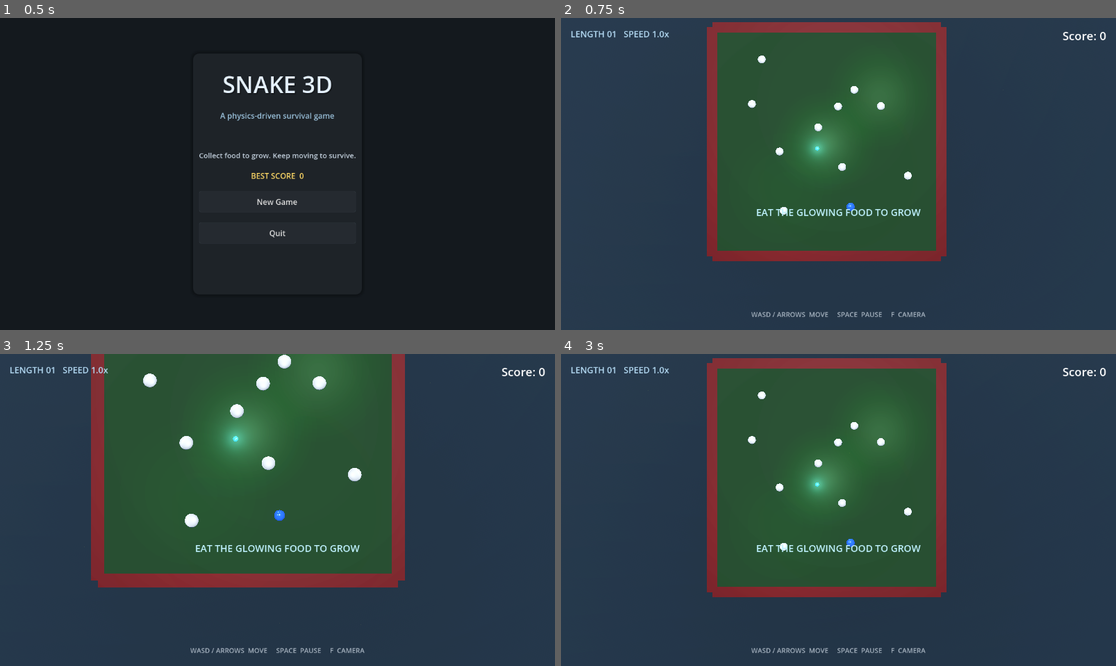
Above: before the commit, frames 1-4 (two rows, left to right).
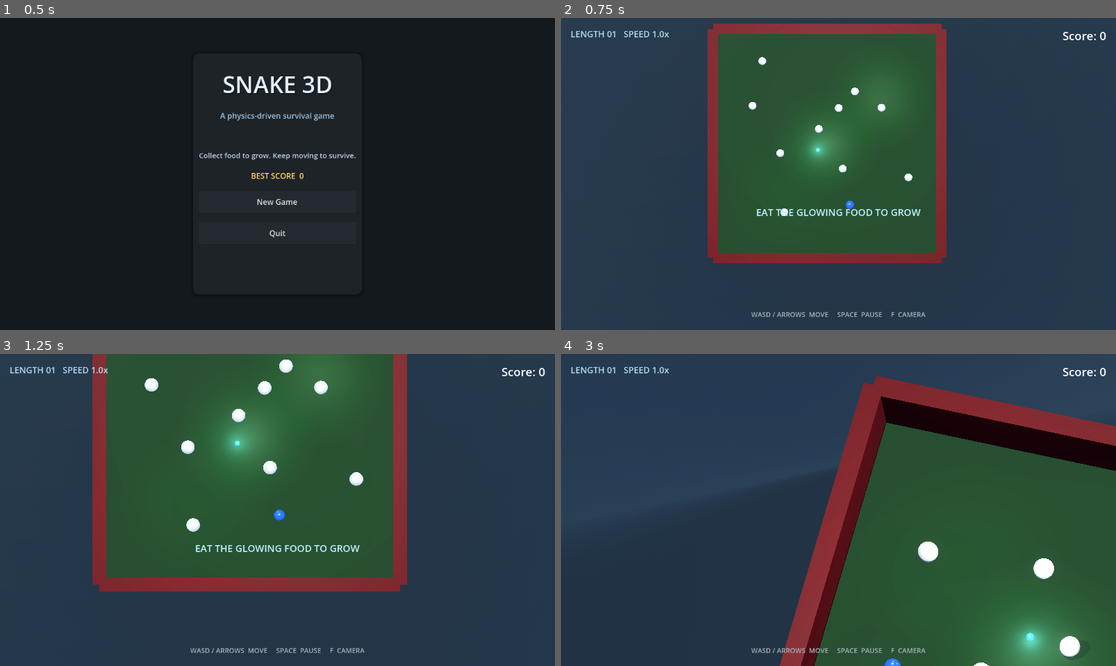
Above: after the commit, the same moments.

Repository: bluehexagons/snakeproject
Game: Godot game, scene res://scenes/main_menu.tscn
Same seed, same stepped clock (60 frames per second), same inputs: the game is played once before the commit and once after it.
Inputs (mouse positions are in pixels of both pictures, inside the frame that each line leads up to):
- Up to frame 1 (0.5 s): no input
- Up to frame 2 (0.75 s): click "New Game" at 0.5 s
- Up to frame 3 (1.25 s): no input
- Up to frame 4 (3 s): hold D (move_right) 1.28-2.03 s; hold F (toggle_camera_angle) 1.28-2.03 s; hold S (move_down) 2.03-2.75 s; tap F (toggle_camera_angle) at 2.1 s; click (838, 528) at 2.75 s, where only the run before the commit has a clickable "Retry"

Frame 1 is identical in both runs. In frame 2, 1.3% of the frame differs, in the area x 26-70%, y 1-79%; in frame 3, 3.2%; in frame 4, 56%, in the area x 26-100%, y 1-100%.

Commit message:
Tune base handling and loaded chain recovery

Diff:
--- a/scripts/game_manager.gd
+++ b/scripts/game_manager.gd
@@ -5,6 +5,7 @@
 const ROCK_SCENE = preload("res://scenes/rock.tscn")
 const SCORE_POPUP = preload("res://scenes/score_popup.tscn")
 const SPAWN_AREA_SIZE = Vector2(8, 8)
+const PLAYER_SPAWN_HEIGHT = 0.5
 
 const INITIAL_ROCKS = 10
 const ROCKS_SPAWN_INTERVAL = 2
@@ -32,6 +33,7 @@
 const MAX_SCORE = 2147483647
 const AUTOSAVE_INTERVAL = 5.0
 const DEBUG_TRACE_SAMPLE_INTERVAL = 0.1
+const DEBUG_RANDOM_SEED = 1337
 
 var is_paused: bool = false
 var is_gameplay_paused: bool = false
@@ -52,6 +54,8 @@
 
 func _ready() -> void:
 	Engine.time_scale = 1.0
+	if DebugTelemetry.can_capture():
+		seed(DEBUG_RANDOM_SEED)
 	_configure_renderer_features()
 	_connect_ui()
 	load_game_state()
@@ -143,6 +147,7 @@
 		"debug_build": OS.is_debug_build(),
 		"max_bodies": DebugTelemetry.MAX_BODIES,
 		"max_contacts_reported": PhysicsObject.MAX_CONTACTS,
+		"random_seed": DEBUG_RANDOM_SEED,
 	})
 
 func _build_debug_trace_sample() -> Dictionary:
@@ -174,11 +179,21 @@
 				"error": DebugTelemetry.encode_number(distance - SegmentConstants.TARGET_DISTANCE, "links.%s.error" % segment.get_instance_id()),
 			})
 
+	var foods: Array[Dictionary] = []
+	for food in get_tree().get_nodes_in_group("food"):
+		if not is_instance_valid(food) or food.is_queued_for_deletion() or not food.is_available():
+			continue
+		foods.append({
+			"id": str(food.get_instance_id()),
+			"position": DebugTelemetry.encode_vector(food.global_position, "foods.%s.position" % food.get_instance_id()),
+		})
+
 	return {
 		"physics_tick": Engine.get_physics_frames(),
 		"capture_time": debug_trace_time,
 		"bodies": bodies,
 		"links": links,
+		"foods": foods,
 		"gameplay": {
 			"score": score,
 			"paused": is_paused or is_gameplay_paused,
@@ -204,7 +219,9 @@
 
 	var random_x = randf_range(-SPAWN_AREA_SIZE.x, SPAWN_AREA_SIZE.x)
 	var random_z = randf_range(-SPAWN_AREA_SIZE.y, SPAWN_AREA_SIZE.y)
-	player.position = Vector3(random_x, 0, random_z)
+	# Start the sphere clear of the floor instead of half-embedded, which can
+	# make the solver resolve the initial overlap through the ground.
+	player.position = Vector3(random_x, PLAYER_SPAWN_HEIGHT, random_z)
 	return player
 
 func _bind_player(new_player: Player) -> void:
--- a/scripts/player.gd
+++ b/scripts/player.gd
@@ -51,9 +51,10 @@
 const PROXIMITY_FALLOFF = 2.0
 const PROXIMITY_VELOCITY_DAMPING = 6.0
 
-const DIRECT_ACCELERATION = 90.0
+const DIRECT_ACCELERATION = 65.0
+const BASE_MAX_SPEED = 18.0
 const TURN_RESPONSIVENESS = 10.0
-const MOVEMENT_RAMP_TIME = 0.2
+const MOVEMENT_RAMP_TIME = 0.25
 const MOVEMENT_DECAY = 0.95
 const INPUT_SMOOTHING = 0.25
 
@@ -100,7 +101,7 @@
 	add_to_group("physics_object")
 
 	drag_coefficient = PhysicsConstants.PLAYER_DRAG
-	max_speed = PhysicsConstants.PLAYER_MAX_SPEED
+	max_speed = calculate_max_speed(current_speed_boost)
 	dynamic_friction = 0.005
 	base_emission = BASE_EMISSION
 	base_emission_energy = BASE_EMISSION_ENERGY
@@ -282,6 +283,7 @@
 				SPEED_BOOST_BASE + (food_eaten * BONUS_SPEED_PER_FEED),
 				MAX_SPEED_BOOST
 			)
+			max_speed = calculate_max_speed(current_speed_boost)
 
 			apply_impulse(facing_direction * LUNGE_FORCE)
 			food_collected.emit(food_eaten)
@@ -377,6 +379,7 @@
 			facing_direction = restored_direction.normalized()
 	food_eaten = max(int(state.get("food_eaten", 0)), 0)
 	current_speed_boost = clampf(float(state.get("current_speed_boost", SPEED_BOOST_BASE)), SPEED_BOOST_BASE, MAX_SPEED_BOOST)
+	max_speed = calculate_max_speed(current_speed_boost)
 
 func _vector_from_save(data: Variant, fallback: Vector3) -> Vector3:
 	if not data is Dictionary:
@@ -460,6 +463,9 @@
 	var steered_horizontal = horizontal_velocity - sideways_velocity * steering_blend
 	return Vector3(steered_horizontal.x, current_velocity.y, steered_horizontal.z)
 
+static func calculate_max_speed(speed_boost: float) -> float:
+	return minf(BASE_MAX_SPEED * maxf(speed_boost, SPEED_BOOST_BASE), PhysicsConstants.PLAYER_MAX_SPEED)
+
 func _integrate_forces(state: PhysicsDirectBodyState3D):
 	if not is_dead and not unkillable and _has_dangerous_contact(state):
 		die()
--- a/scripts/segment.gd
+++ b/scripts/segment.gd
@@ -219,7 +219,9 @@
 			segment_config.TARGET_DISTANCE
 		)
 		if walk_force.length_squared() > segment_config.MIN_FORCE_THRESHOLD:
-			add_physics_force(walk_force.limit_length(chain_data.chain_data.spring_force.length() * 0.5))
+			add_physics_force(walk_force.limit_length(
+				chain_data.chain_data.spring_force.length() * segment_config.FOLLOW_FORCE_SPRING_RATIO
+			))
 
 	if is_growing:
 		growth_timer += state.step
--- a/scripts/segment_constants.gd
+++ b/scripts/segment_constants.gd
@@ -12,6 +12,7 @@
 
 # Movement and Following
 const FOLLOW_ACCELERATION = 110.0
+const FOLLOW_FORCE_SPRING_RATIO = 1.0
 const MIN_FORCE_THRESHOLD = 0.1
 
 # Local separation keeps neighboring body segments from collapsing into one
--- a/scripts/test_runner.gd
+++ b/scripts/test_runner.gd
@@ -181,6 +181,12 @@
 	if not full_turn.is_equal_approx(half_turn):
 		push_error("Player steering changed with equivalent physics timesteps")
 		failed = true
+	if not is_equal_approx(Player.calculate_max_speed(1.0), Player.BASE_MAX_SPEED):
+		push_error("Player base speed limit did not use the unboosted cap")
+		failed = true
+	if not is_equal_approx(Player.calculate_max_speed(2.0), PhysicsConstants.PLAYER_MAX_SPEED):
+		push_error("Player boosted speed limit did not respect the absolute cap")
+		failed = true
 
 	var rotated_ground_basis = Basis(Vector3.FORWARD, PI * 0.5)
 	var local_ground_normal = rotated_ground_basis.inverse() * Vector3.UP
@@ -218,6 +224,9 @@
 		add_child(main)
 		for i in 5:
 			await get_tree().physics_frame
+		if not is_instance_valid(main.player) or main.player.global_position.y < 0.2:
+			push_error("Fresh player spawn intersected or fell through the ground")
+			failed = true
 		main.queue_free()
 		await get_tree().process_frame
 
